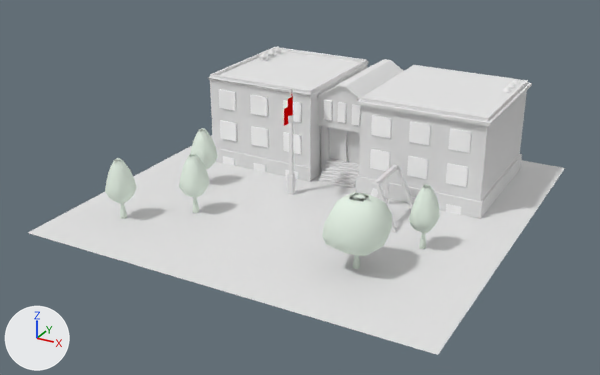
The Blender file trunk/data/models/school.blend as it was, and as the next commit left it.
Before and after are seen from a camera (50 mm lens) standing at (8.82, -17.05, 8.69) and looking at (-0.19, -0.66, 0.5). The axes (+X, +Y, +Z) are drawn at lower left. The lights are the same throughout.
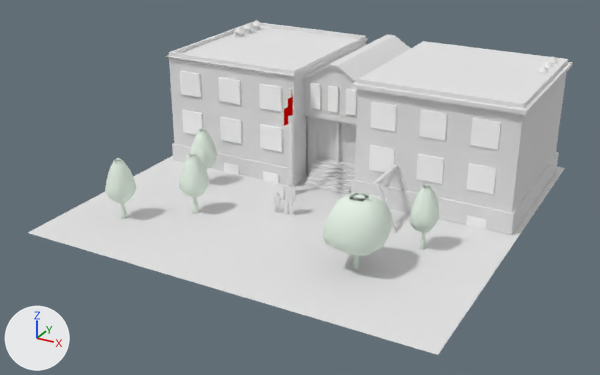
The change in detail:
Mesh me_plane_008 is new.
It has 212 vertices, 214 faces and spans x -0.294..0.294, y -0.031..0.031, z -0.454..0.454.
Object 'Cube.020' (ob_cube_020) moves from (-3.76, 1.52, 0.98) to (-4.72, 1.21, 1.21).
Object 'Cube.020' (ob_cube_020) is rescaled from (0.749, 0.749, 0.749) to (0.929, 0.929, 0.929).
Object 'Cylinder.005' (ob_cylinder_005) moves from (3.66, 3.88, 2.5) to (4.48, 4.13, 3.1).
Object 'Cylinder.004' (ob_cylinder_004) moves from (3.66, 3.48, 2.5) to (4.48, 3.63, 3.1).
Object 'Cylinder.003' (ob_cylinder_003) moves from (3.66, 3.08, 2.5) to (4.48, 3.14, 3.1).
Object 'Cylinder.002' (ob_cylinder_002) moves from (-3.43, 3.08, 2.5) to (-4.31, 3.14, 3.1).
Object 'Cylinder.001' (ob_cylinder_001) moves from (-3.43, 3.48, 2.5) to (-4.31, 3.63, 3.1).
Object 'Cylinder' (ob_cylinder) moves from (-3.43, 3.88, 2.5) to (-4.31, 4.13, 3.1).
Object 'Cylinder' (ob_cylinder) is rescaled from (0.491, 0.491, 0.491) to (0.608, 0.608, 0.608).
Object 'Cube.014' (ob_cube_014) moves from (3.27, 0.87, 0.98) to (3.99, 0.41, 1.21).
Object 'Cube.014' (ob_cube_014) is rescaled from (0.749, 0.749, 0.749) to (0.929, 0.929, 0.929).
Object 'Plane.002' (ob_plane_002) moves from (2.41, 2.55, 1.26) to (2.93, 2.49, 1.56).
Object 'Plane.002' (ob_plane_002) is rescaled from (1.7, 2.11, 0.467) to (2.1, 2.61, 0.579).
Object 'Plane.001' (ob_plane_001) moves from (0.0, 2.57, 0.0) to (-0.06, 2.51, 0.0).
Object 'Plane.001' (ob_plane_001) is rescaled from (1.03, 2.11, 0.467) to (1.28, 2.61, 0.579).
Object 'Plane' (ob_plane) moves from (0.0, 2.57, 0.0) to (-0.06, 2.51, 0.0).
Object 'Plane' (ob_plane) is rescaled from (1.03, 2.11, 0.467) to (1.28, 2.61, 0.579).
Object 'Jeff' (ob_jeff) is new; it shows me_plane_008.
Its location is (-0.31, -1.22, 0.45).

What differs and where, as boxes (x1, y1, x2, y2) in the pictures (600 x 375 px):
'Plane.002', moved, rescaled (26% wider, 27% taller): before (356, 65, 532, 218); after (351, 41, 573, 235)
'Plane.001', moved, rescaled (25% wider, 21% taller): before (208, 47, 369, 182); after (166, 22, 368, 185)
'Plane', moved, rescaled (25% wider, 25% taller): before (317, 59, 404, 188); after (302, 34, 411, 195)
'Cube.020', moved, rescaled (26% wider, 25% taller): before (219, 89, 461, 215); after (180, 71, 486, 229)
'Cube.014', moved, rescaled (30% wider, 27% taller): before (370, 115, 471, 187); after (369, 102, 501, 194)
'Jeff', added: after (273, 179, 296, 216)
'Cylinder.002', moved: before (260, 52, 268, 61); after (234, 27, 244, 37)
'Cylinder.001', moved: before (267, 49, 275, 58); after (243, 24, 253, 34)
'Cylinder', moved, rescaled (22% wider, 20% taller): before (274, 46, 282, 55); after (252, 20, 262, 31)
'Cylinder.003', moved: before (501, 87, 511, 92); after (536, 66, 549, 73)
'Cylinder.004', moved: before (506, 83, 516, 88); after (542, 61, 554, 68)
'Cylinder.005', moved: before (510, 79, 520, 84); after (546, 57, 559, 63)
